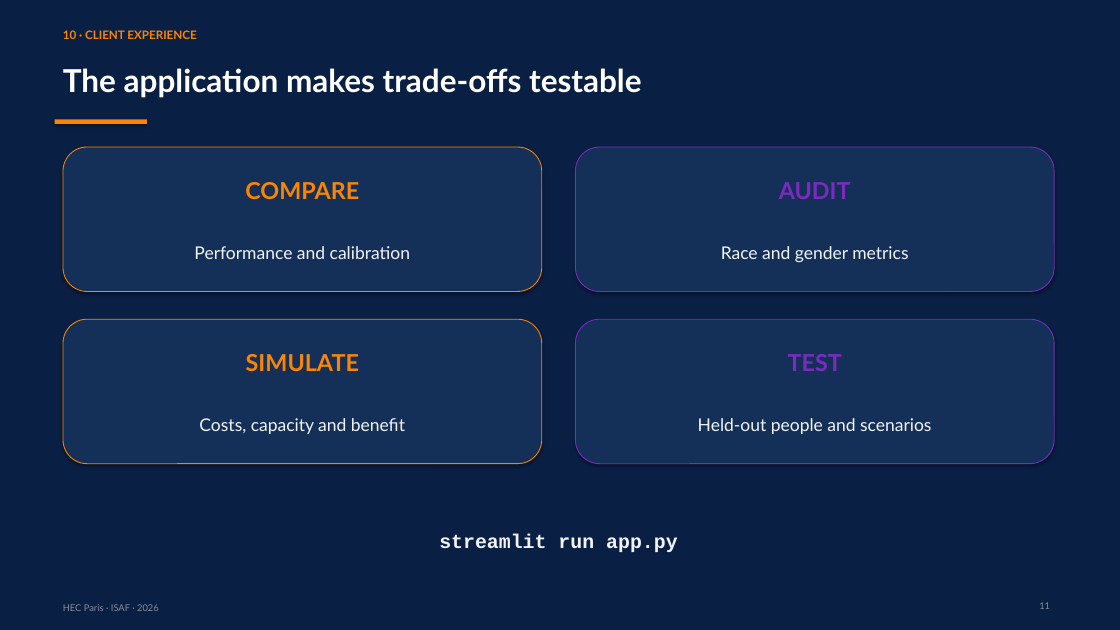
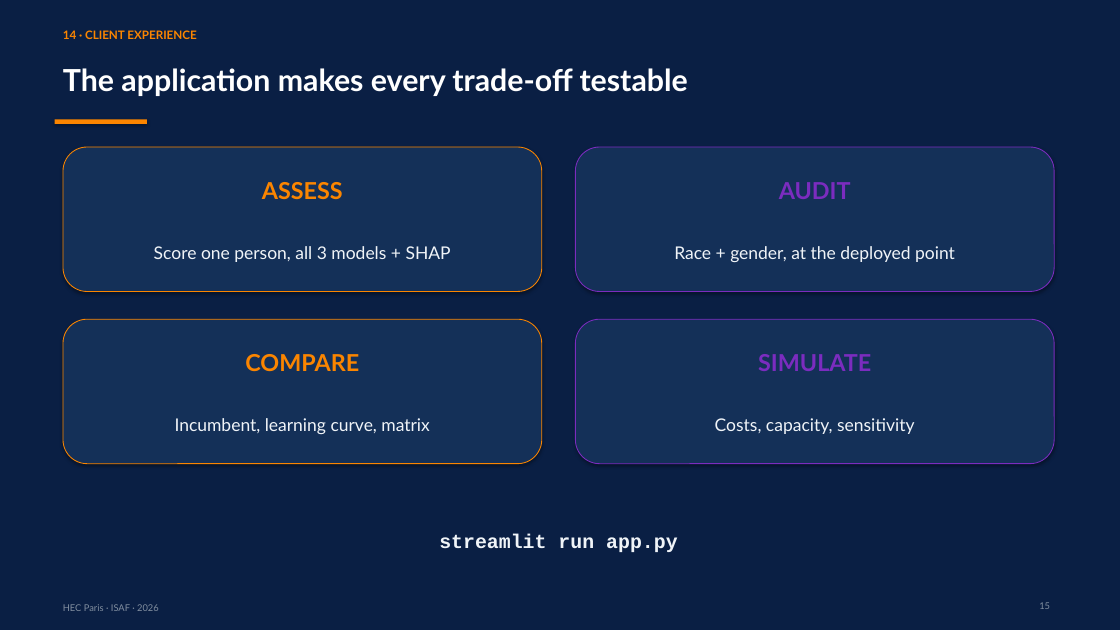
Before and after one commit to RyanBalech/recidivism-forecasting-analysis, a slide deck: slide 15 of reports/ISAF_Recidivism_Presentation.pptx (slide 11 before the commit). Drawn at 1120x630 pixels with LibreOffice and Linux fonts; fonts in the diff are those of the drawing. Boxes give left, top, right and bottom in pixels: in the first picture for what was removed or moved away, otherwise in the second. Text is boxed around its words. In the diff, an @@ line names an element or a change of style, - is before the commit and + after.

```diff
--- a/reports/ISAF_Recidivism_Presentation.pptx
+++ b/reports/ISAF_Recidivism_Presentation.pptx
@@ text at (63, 30, 196, 39): text changed @@
-10 · CLIENT EXPERIENCE
+14 · CLIENT EXPERIENCE
@@ text at (63, 68, 688, 96): text changed; size 27 to 26 pt @@
-The application makes trade-offs testable
+The application makes every trade-off testable
@@ text at (262, 182, 343, 199): text changed @@
-COMPARE
+ASSESS
@@ text at (154, 246, 451, 262): text changed @@
-Performance and calibration
+Score one person, all 3 models + SHAP
@@ text at (674, 246, 955, 262): text changed @@
-Race and gender metrics
+Race + gender, at the deployed point
@@ text at (245, 354, 359, 371): text changed @@
-SIMULATE
+COMPARE
@@ text at (758, 354, 871, 371): text changed @@
-TEST
+SIMULATE
@@ text at (175, 418, 429, 434): text changed @@
-Costs, capacity and benefit
+Incumbent, learning curve, matrix
@@ text at (715, 418, 915, 434): text changed @@
-Held-out people and scenarios
+Costs, capacity, sensitivity
```
Also in this commit, not shown: 6 other slides changed, 8 slides added, 5 slides removed, 11 other files.
